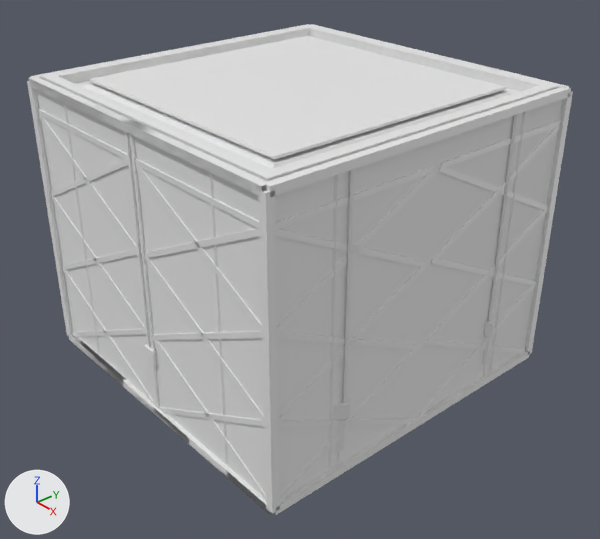
A saved change to the Blender file inversion_cube.blend.
Camera for both pictures: a 50 mm camera at (3.29, -2.83, 2.23) aimed at (0.06, -0.01, -0.07). The axes (+X, +Y, +Z) are drawn at lower left. The lights are the same throughout.
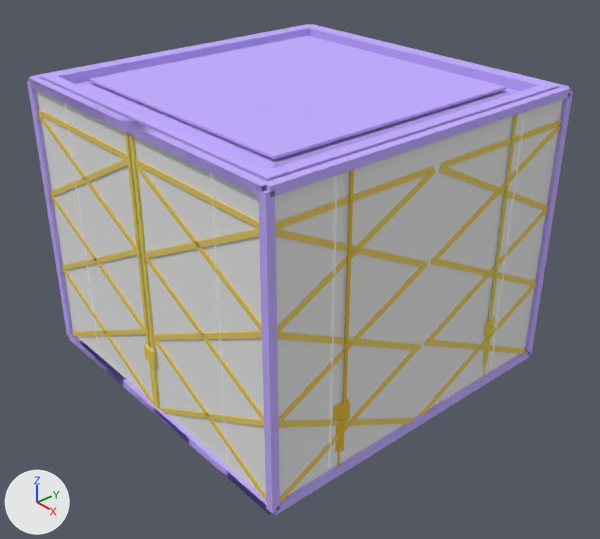
Edits to the bpy script that builds the scene:
```text
Change me_cube_079:
    where me_cube_079.from_pydata(...)  # 8 vertices, 6 faces; spans x -0.01..0.01, y -0.01..0.01, z -1.0..1.0
    add me_cube_079.materials.append(mat_material_007)  # yellow #e7cc69
Change me_cube_078:
    where me_cube_078.from_pydata(...)  # 8 vertices, 6 faces; spans x -0.01..0.01, y -0.01..0.01, z -1.0..1.0
    add me_cube_078.materials.append(mat_material_007)  # yellow #e7cc69
Change me_cube_075:
    where me_cube_075.from_pydata(...)  # 8 vertices, 6 faces; spans x -0.01..0.01, y -0.01..0.01, z -1.0..1.0
    add me_cube_075.materials.append(mat_material_007)  # yellow #e7cc69
Change me_cube_074:
    where me_cube_074.from_pydata(...)  # 8 vertices, 6 faces; spans x -0.01..0.01, y -0.01..0.01, z -1.0..1.0
    add me_cube_074.materials.append(mat_material_007)  # yellow #e7cc69
Change me_cube_073:
    where me_cube_073.from_pydata(...)  # 8 vertices, 6 faces; spans x -0.01..0.01, y -0.01..0.01, z -1.0..1.0
    add me_cube_073.materials.append(mat_material_007)  # yellow #e7cc69
Change me_cube_072:
    where me_cube_072.from_pydata(...)  # 8 vertices, 6 faces; spans x -0.01..0.01, y -0.01..0.01, z -1.0..1.0
    add me_cube_072.materials.append(mat_material_007)  # yellow #e7cc69
Change me_cube_071:
    where me_cube_071.from_pydata(...)  # 8 vertices, 6 faces; spans x -0.01..0.01, y -0.01..0.01, z -1.0..1.0
    add me_cube_071.materials.append(mat_material_007)  # yellow #e7cc69
Change me_cube_070:
    where me_cube_070.from_pydata(...)  # 8 vertices, 6 faces; spans x -0.01..0.01, y -0.01..0.01, z -1.0..1.0
    add me_cube_070.materials.append(mat_material_007)  # yellow #e7cc69
Change me_cube_069:
    where me_cube_069.from_pydata(...)  # 8 vertices, 6 faces; spans x -0.01..0.01, y -0.01..0.01, z -1.0..1.0
    add me_cube_069.materials.append(mat_material_007)  # yellow #e7cc69
Change me_cube_068:
    where me_cube_068.from_pydata(...)  # 8 vertices, 6 faces; spans x -0.01..0.01, y -0.01..0.01, z -1.0..1.0
    add me_cube_068.materials.append(mat_material_007)  # yellow #e7cc69
Change me_cube_051:
    where me_cube_051.from_pydata(...)  # 8 vertices, 6 faces; spans x -0.01..0.01, y -0.01..0.01, z -1.0..1.0
    add me_cube_051.materials.append(mat_material_007)  # yellow #e7cc69
Change me_cube_050:
    where me_cube_050.from_pydata(...)  # 8 vertices, 6 faces; spans x -0.01..0.01, y -0.01..0.01, z -1.0..1.0
    add me_cube_050.materials.append(mat_material_007)  # yellow #e7cc69
Change me_cube_047:
    where me_cube_047.from_pydata(...)  # 8 vertices, 6 faces; spans x -0.01..0.01, y -0.01..0.01, z -1.0..1.0
    add me_cube_047.materials.append(mat_material_007)  # yellow #e7cc69
Change me_cube_046:
    where me_cube_046.from_pydata(...)  # 8 vertices, 6 faces; spans x -0.01..0.01, y -0.01..0.01, z -1.0..1.0
    add me_cube_046.materials.append(mat_material_007)  # yellow #e7cc69
Change me_cube_045:
    where me_cube_045.from_pydata(...)  # 8 vertices, 6 faces; spans x -0.01..0.01, y -0.01..0.01, z -1.0..1.0
    add me_cube_045.materials.append(mat_material_007)  # yellow #e7cc69
Change me_cube_044:
    where me_cube_044.from_pydata(...)  # 8 vertices, 6 faces; spans x -0.01..0.01, y -0.01..0.01, z -1.0..1.0
    add me_cube_044.materials.append(mat_material_007)  # yellow #e7cc69
Change me_cube_043:
    where me_cube_043.from_pydata(...)  # 8 vertices, 6 faces; spans x -0.01..0.01, y -0.01..0.01, z -1.0..1.0
    add me_cube_043.materials.append(mat_material_007)  # yellow #e7cc69
Change me_cube_042:
    where me_cube_042.from_pydata(...)  # 8 vertices, 6 faces; spans x -0.01..0.01, y -0.01..0.01, z -1.0..1.0
    add me_cube_042.materials.append(mat_material_007)  # yellow #e7cc69
Change me_cube_041:
    where me_cube_041.from_pydata(...)  # 8 vertices, 6 faces; spans x -0.01..0.01, y -0.01..0.01, z -1.0..1.0
    add me_cube_041.materials.append(mat_material_007)  # yellow #e7cc69
Change me_cube_040:
    where me_cube_040.from_pydata(...)  # 8 vertices, 6 faces; spans x -0.01..0.01, y -0.01..0.01, z -1.0..1.0
    add me_cube_040.materials.append(mat_material_007)  # yellow #e7cc69
Change me_cube_039:
    where me_cube_039.from_pydata(...)  # 8 vertices, 6 faces; spans x -0.01..0.01, y -0.01..0.01, z -1.0..1.0
    add me_cube_039.materials.append(mat_material_007)  # yellow #e7cc69
Change me_cylinder_010:
    where me_cylinder_010.from_pydata(...)  # 80 vertices, 65 faces; spans x -2.6..2.6, y -21.7..75.2, z 0.0..1.2
    add me_cylinder_010.materials.append(mat_material_010)  # yellow #e7c044
Change me_cylinder_009:
    where me_cylinder_009.from_pydata(...)  # 80 vertices, 65 faces; spans x -2.6..2.6, y -21.7..75.3, z 0.0..1.2
    add me_cylinder_009.materials.append(mat_material_011)  # yellow #e7d75c
Change me_cylinder_005:
    where me_cylinder_005.from_pydata(...)  # 68 vertices, 53 faces; spans x -2.6..2.6, y -22.5..76.1, z 0.0..1.0
    add me_cylinder_005.materials.append(mat_material_009)  # yellow #e7d25f
Change me_cube_034:
    where me_cube_034.from_pydata(...)  # 40 vertices, 38 faces; spans x -1.0..1.0, y -1.0..1.0, z -3.12..1.0
    add me_cube_034.materials.append(mat_material_008)  # purple #c3aeff
Change me_cube_009:
    where me_cube_009.from_pydata(...)  # 128 vertices, 96 faces; spans x -45.2..45.2, y -45.2..45.2, z -0.6..1.0
    add me_cube_009.materials.append(mat_material_008)  # purple #c3aeff
```

Changed parts and their boxes [x1, y1, x2, y2] in the pictures (600 x 539 px):
'Cube.001', recoloured (white to purple): [40, 25, 559, 181] in both
'Cube.007', recoloured (grey to purple): [27, 24, 573, 515] in both
'Cylinder.001', recoloured (grey to yellow): [125, 132, 160, 409] in both
'Cylinder.003', recoloured (grey to yellow): [333, 169, 354, 466] in both
'Cube.034', recoloured (grey to yellow): [277, 169, 435, 332] in both
'Cube.036', recoloured (grey to yellow): [275, 166, 434, 229] in both
'Cube.033', recoloured (grey to yellow): [278, 261, 428, 422] in both
'Cube.005', recoloured (grey to yellow): [135, 163, 262, 332] in both
'Cube.035', recoloured (grey to yellow): [276, 229, 428, 267] in both
'Cylinder.002', recoloured (grey to yellow): [483, 114, 518, 377] in both
'Cube.008', recoloured (grey to yellow): [135, 159, 259, 228] in both
'Cube.004', recoloured (grey to yellow): [144, 254, 264, 421] in both
'Cube.032', recoloured (grey to yellow): [277, 332, 421, 350] in both
'Cube.006', recoloured (grey to yellow): [144, 228, 259, 258] in both
'Cube', recoloured (grey to yellow): [152, 334, 266, 500] in both
'Cube.031', recoloured (grey to yellow): [278, 418, 415, 427] in both
'Cube.003', recoloured (grey to yellow): [153, 331, 262, 340] in both
'Cube.037', recoloured (grey to yellow): [441, 120, 561, 167] in both
'Cube.038', recoloured (grey to yellow): [439, 165, 548, 210] in both
'Cube.002', recoloured (grey to yellow): [159, 407, 264, 427] in both
'Cube.041', recoloured (grey to yellow): [431, 258, 536, 286] in both
'Cube.009', recoloured (grey to yellow): [38, 109, 127, 159] in both
'Cube.042', recoloured (grey to yellow): [424, 339, 526, 354] in both
'Cube.010', recoloured (grey to yellow): [51, 159, 128, 196] in both
'Cube.013', recoloured (grey to yellow): [62, 249, 137, 270] in both
'Cube.014', recoloured (grey to yellow): [72, 329, 146, 337] in both
